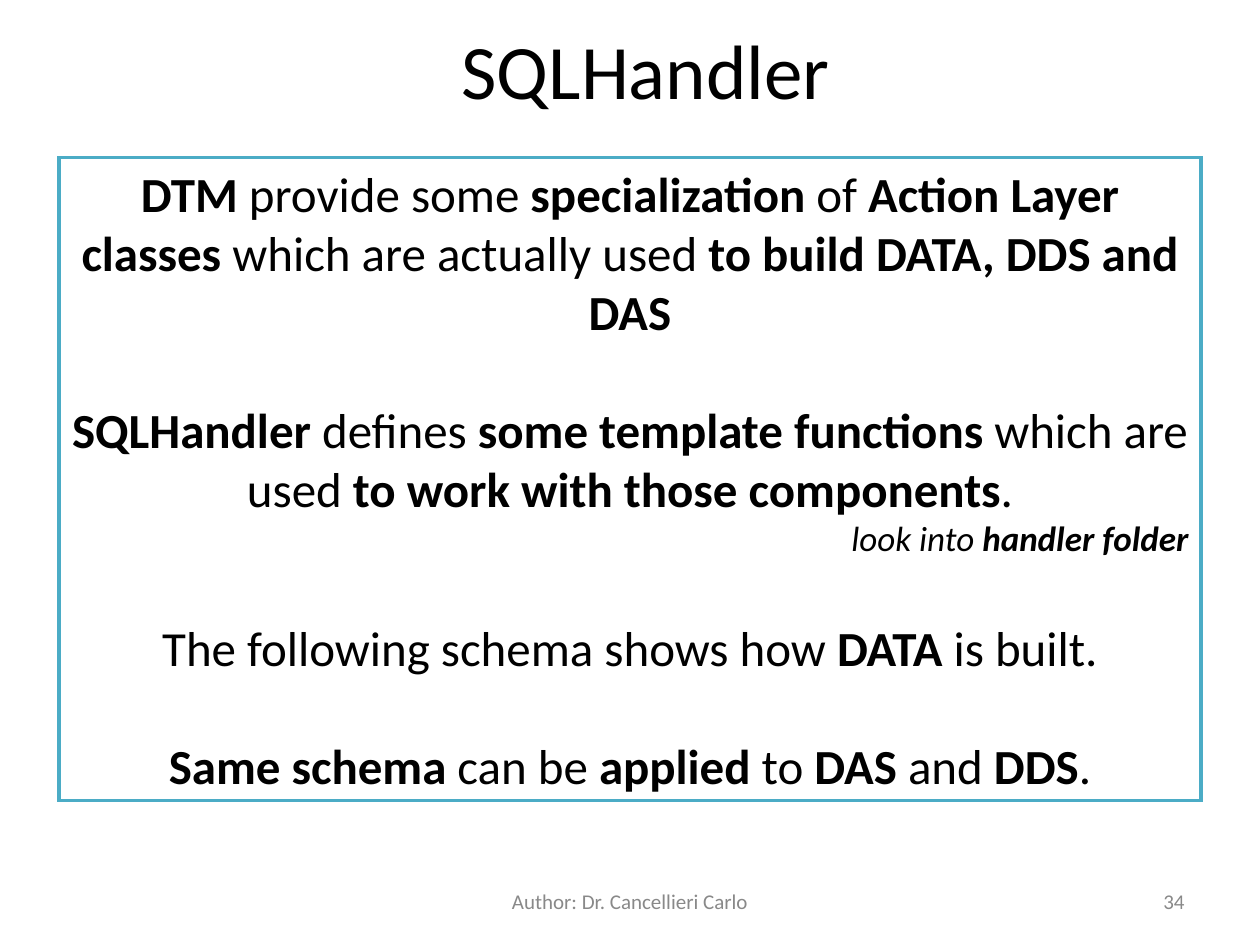
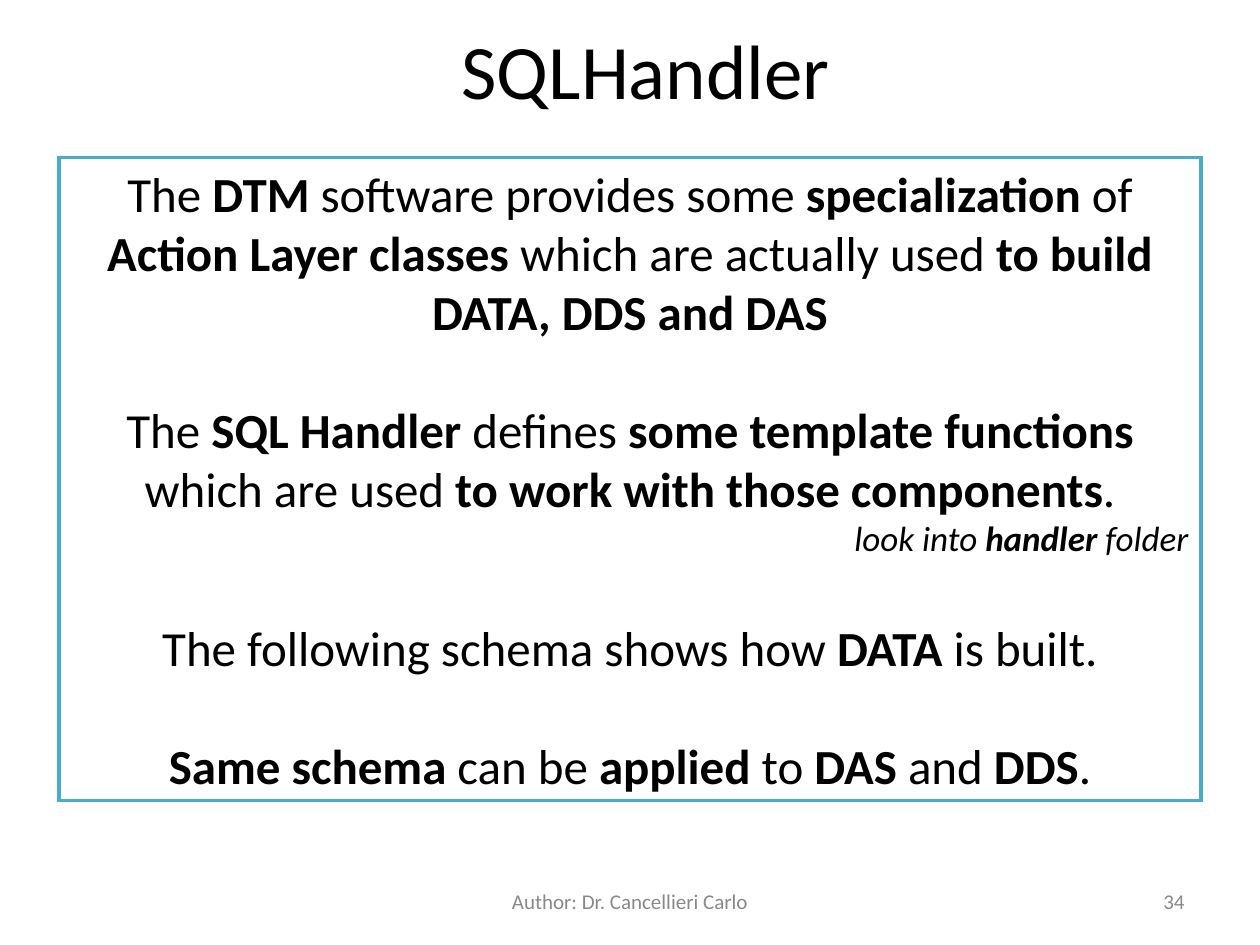
Before and after one commit to OPENDAP/sql_handler, a slide deck: slide 34 of docs/SqlHandler.ppt. Drawn at 1260x945 pixels with LibreOffice and Linux fonts; fonts in the diff are those of the drawing. Boxes give left, top, right and bottom in pixels: in the first picture for what was removed or moved away, otherwise in the second. Text is boxed around its words. In the diff, an @@ line names an element or a change of style, - is before the commit and + after.

```diff
--- a/docs/SqlHandler.ppt
+++ b/docs/SqlHandler.ppt
@@ text in rectangle at <box>107,177,1153,515</box>: text changed @@
-DTM provide some specialization of Action Layer classes which are actually used to build DATA, DDS and DAS
-SQLHandler defines some template functions which are used to work with those components.
+The DTM software provides some specialization of Action Layer classes which are actually used to build DATA, DDS and DAS
+The SQL Handler defines some template functions which are used to work with those components.
@@ text in rectangle at <box>854,526,1188,555</box>: bold off in "folder" @@
```
Also in this commit, not shown: 17 other slides changed, 6 other files.
